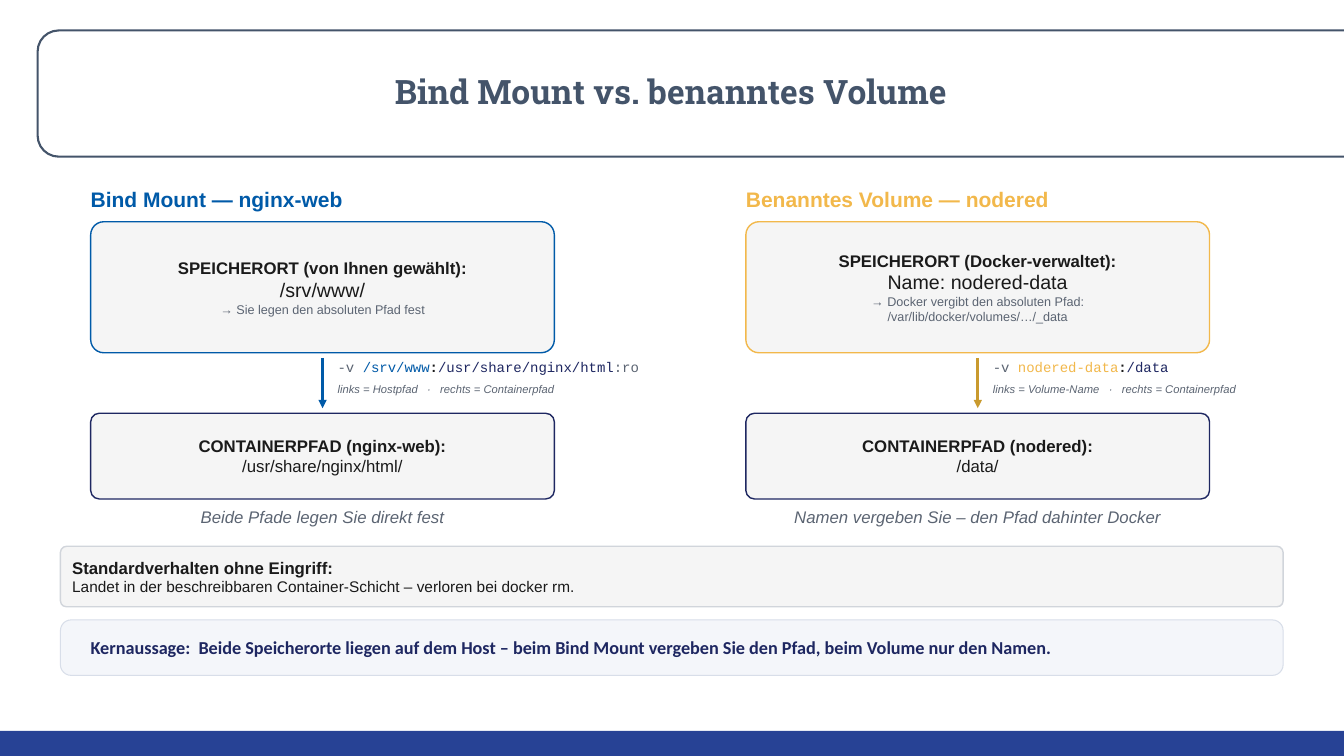
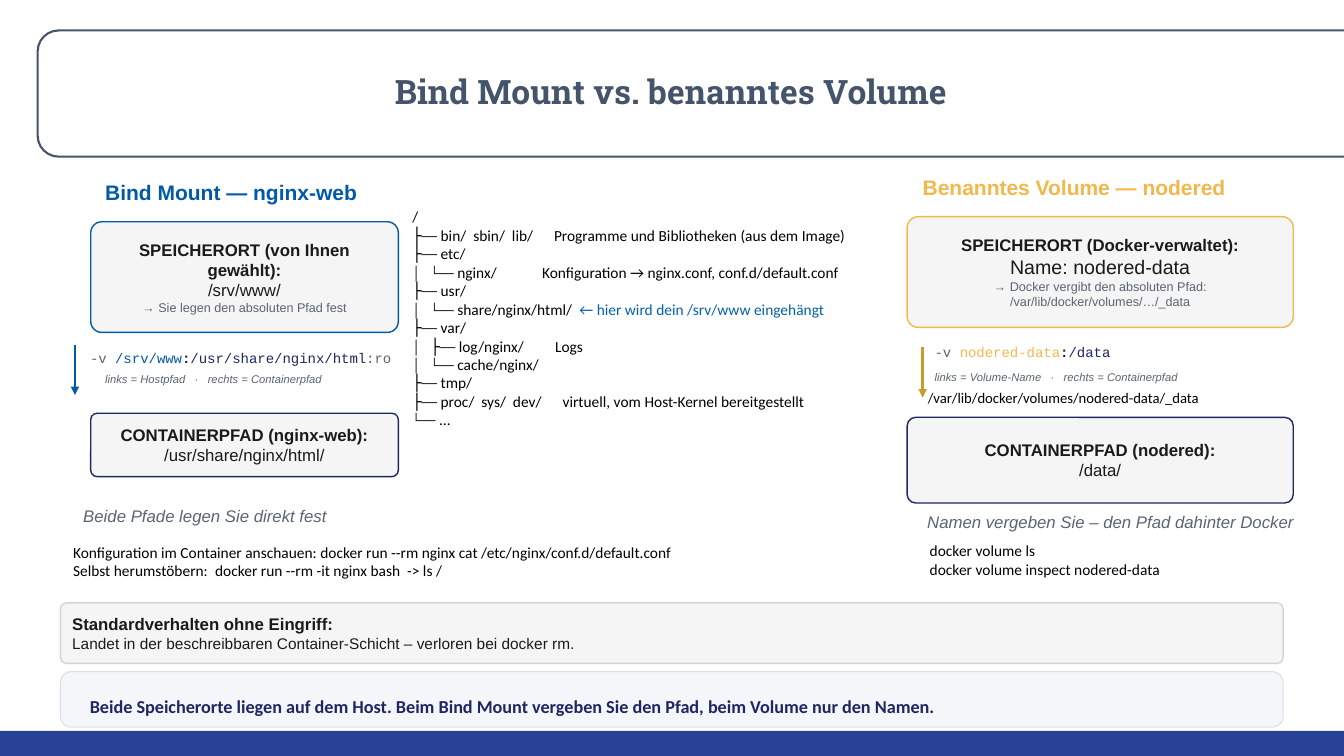
Before and after one commit to Lotter69/2026_02_linux, a slide deck: slide 4 of Vorbereitung/Lab_05_Folien.pptx (slide 3 before the commit). Drawn at 1344x756 pixels with LibreOffice and Linux fonts; fonts in the diff are those of the drawing; background and template pictures are left out. Boxes give left, top, right and bottom in pixels: in the first picture for what was removed or moved away, otherwise in the second. Text is boxed around its words. In the diff, an @@ line names an element or a change of style, - is before the commit and + after.

```diff
--- a/Vorbereitung/Lab_05_Folien.pptx
+++ b/Vorbereitung/Lab_05_Folien.pptx
@@ text "Bind Mount — nginx-web": place and size @@
-text "Bind Mount — nginx-web" at [91, 191, 343, 211]
+text "Bind Mount — nginx-web" at [105, 184, 357, 205]
@@ text "Benanntes Volume — nodered": place and size @@
-text "Benanntes Volume — nodered" at [746, 192, 1049, 207]
+text "Benanntes Volume — nodered" at [923, 180, 1226, 195]
@@ rounded rectangle "SPEICHERORT (von Ihnen gewählt):": place and size @@
-rounded rectangle "SPEICHERORT (von Ihnen gewählt):" at [91, 222, 555, 353]
+rounded rectangle "SPEICHERORT (von Ihnen gewählt):" at [91, 222, 398, 333]
@@ text added at [441, 230, 845, 410], 11 pt, text #000000 @@
+/
+├── bin/ sbin/ lib/ Programme und Bibliotheken (aus dem Image)
+├── etc/
+│ └── nginx/ Konfiguration → nginx.conf, conf.d/default.conf
+├── usr/
+│ └── share/nginx/html/ ← hier wird dein /srv/www eingehängt
+├── var/
+│ ├── log/nginx/ Logs
+│ └── cache/nginx/
+├── tmp/
+├── proc/ sys/ dev/ virtuell, vom Host-Kernel bereitgestellt
+└── ...
@@ rounded rectangle "SPEICHERORT (Docker-verwaltet):": place and size @@
-rounded rectangle "SPEICHERORT (Docker-verwaltet):" at [746, 222, 1210, 353]
+rounded rectangle "SPEICHERORT (Docker-verwaltet):" at [907, 217, 1294, 328]
@@ text in rounded rectangle at [208, 284, 281, 296]: size 14 to 12 pt in "/srv/www/" @@
@@ arrow moved from (323, 358) - (323, 408) to (75, 345) - (75, 395) @@
@@ text "-v /srv/www:/usr/share/nginx/html:ro": place and size @@
-text "-v /srv/www:/usr/share/nginx/html:ro" at [338, 362, 639, 375]
+text "-v /srv/www:/usr/share/nginx/html:ro" at [90, 353, 391, 366]
@@ arrow moved from (978, 358) - (978, 408) to (923, 347) - (923, 397) @@
@@ text "-v nodered-data:/data": place and size @@
-text "-v nodered-data:/data" at [993, 362, 1169, 372]
+text "-v nodered-data:/data" at [935, 347, 1111, 357]
@@ text "links = Hostpfad · rechts ...": place and size @@
-text "links = Hostpfad · rechts ..." at [338, 385, 555, 395]
+text "links = Hostpfad · rechts ..." at [105, 375, 322, 385]
@@ text "links = Volume-Name · rechts ...": place and size @@
-text "links = Volume-Name · rechts ..." at [993, 385, 1236, 395]
+text "links = Volume-Name · rechts ..." at [935, 373, 1178, 383]
@@ rounded rectangle "CONTAINERPFAD (nginx-web):": place and size @@
-rounded rectangle "CONTAINERPFAD (nginx-web):" at [91, 413, 555, 499]
+rounded rectangle "CONTAINERPFAD (nginx-web):" at [91, 413, 398, 477]
@@ rounded rectangle "CONTAINERPFAD (nodered):": place and size @@
-rounded rectangle "CONTAINERPFAD (nodered):" at [746, 413, 1210, 499]
+rounded rectangle "CONTAINERPFAD (nodered):" at [907, 417, 1294, 503]
@@ text added at [928, 392, 1199, 405], 10.5 pt, text #000000 @@
+/var/lib/docker/volumes/nodered-data/_data
@@ text "Beide Pfade legen Sie direkt ...": place and size @@
-text "Beide Pfade legen Sie direkt ..." at [201, 511, 444, 527]
+text "Beide Pfade legen Sie direkt ..." at [83, 510, 326, 526]
@@ text "Namen vergeben Sie – den ...": place and size @@
-text "Namen vergeben Sie – den ..." at [794, 511, 1160, 527]
+text "Namen vergeben Sie – den ..." at [927, 516, 1293, 532]
@@ text added at [73, 547, 671, 579], 11 pt, text #000000 @@
+Konfiguration im Container anschauen: docker run --rm nginx cat /etc/nginx/conf.d/default.conf
+Selbst herumstöbern: docker run --rm -it nginx bash -> ls /
@@ text added at [930, 545, 1159, 578], 11 pt, text #000000 @@
+docker volume ls
+docker volume inspect nodered-data
@@ rounded rectangle "Standardverhalten ohne Eingriff:": place and size @@
-rounded rectangle "Standardverhalten ohne Eingriff:" at [60, 546, 1284, 607]
+rounded rectangle "Standardverhalten ohne Eingriff:" at [60, 603, 1284, 663]
@@ rounded rectangle: place and size @@
-rounded rectangle at [60, 620, 1284, 676]
+rounded rectangle at [60, 671, 1284, 727]
@@ text at [90, 700, 934, 716]: text changed @@
-Kernaussage: Beide Speicherorte liegen auf dem Host – beim Bind Mount vergeben Sie den Pfad, beim Volume nur den Namen.
+Beide Speicherorte liegen auf dem Host. Beim Bind Mount vergeben Sie den Pfad, beim Volume nur den Namen.
@@ page number removed at [964, 701, 1277, 741] @@
-3
```
Also in this commit, not shown: 8 other slides changed, 2 slides added, 1 slide removed, 2 other files.
